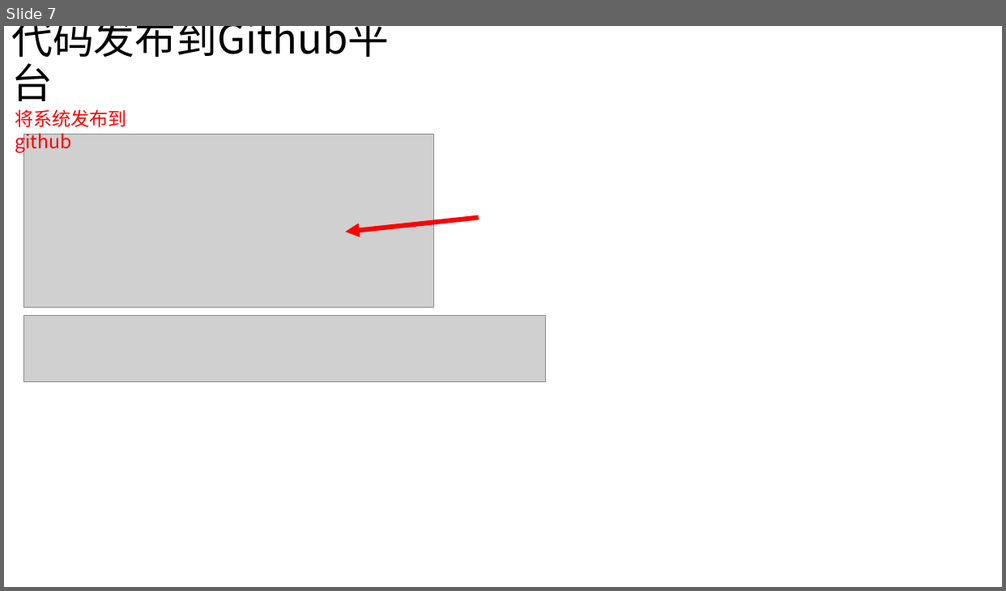
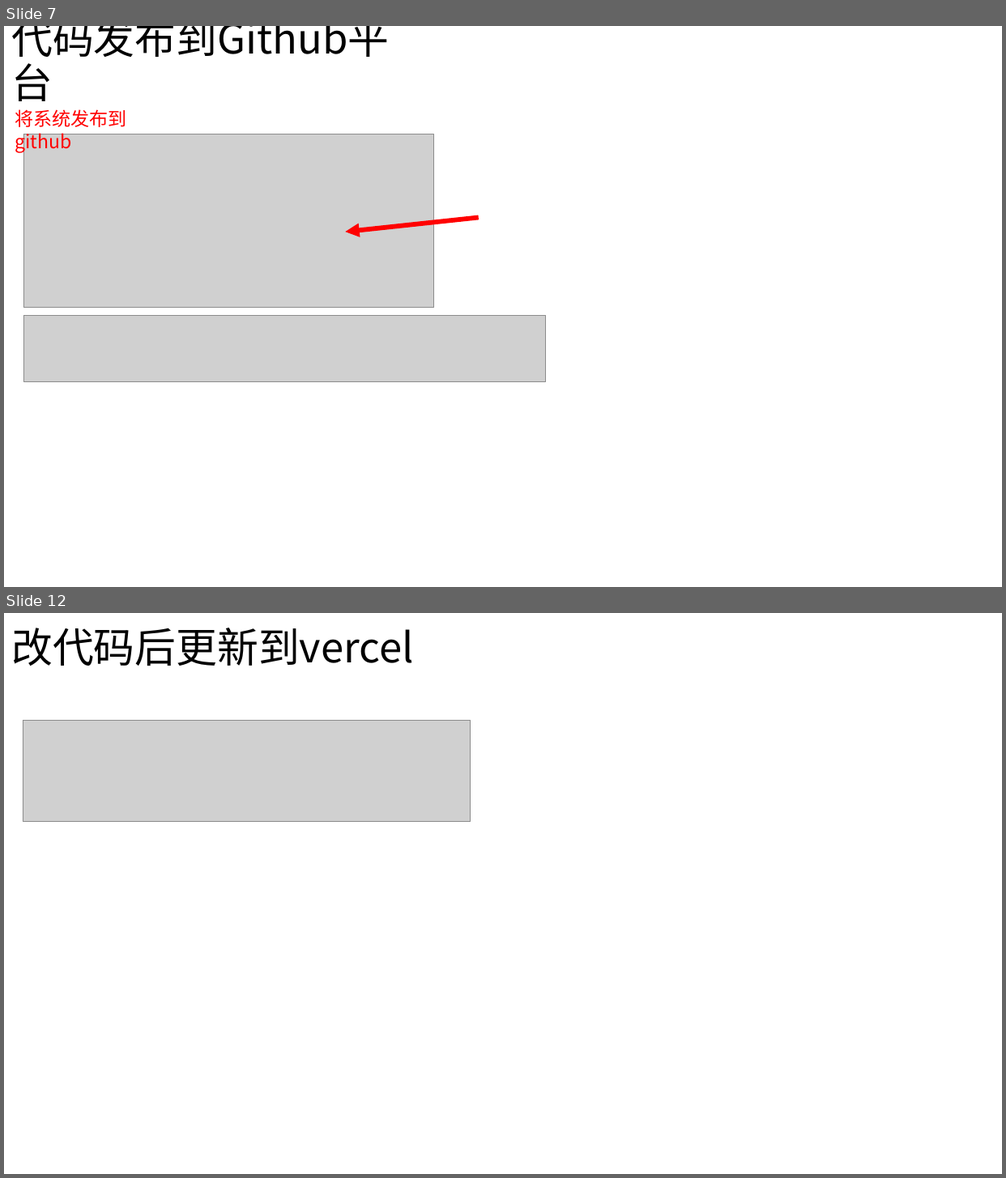
Before and after one commit to a0956610123/mytolist, a slide deck: doc/操作手册.pptx. Shown one above the other, each under a label of ours: slide 7 before the commit, slides 7 and 12 after it; the slides between them are not shown. The pictures are 1006x591 and 1006x1178 pixels, drawn with LibreOffice and Linux fonts; fonts in the diff are those of the drawing; grey boxes stand for pictures. Boxes give left, top, right and bottom in pixels: in the first picture for what was removed or moved away, otherwise in the second. Text is boxed around its words. In the diff, an @@ line names an element or a change of style, - is before the commit and + after.

Commit message:
feat: 更新说明

```diff
--- a/doc/操作手册.pptx
+++ b/doc/操作手册.pptx
@@ slide 12 added at (4,613,1002,1174), background #FFFFFF @@
@@ title added at (11,628,414,666), 39.6 pt, text #000000 @@
+改代码后更新到vercel
@@ picture added at (23,720,471,821) @@
```
Also in this commit, not shown: 1 slide changed, 3 other slides added, 4 slides removed, 1 other file.
